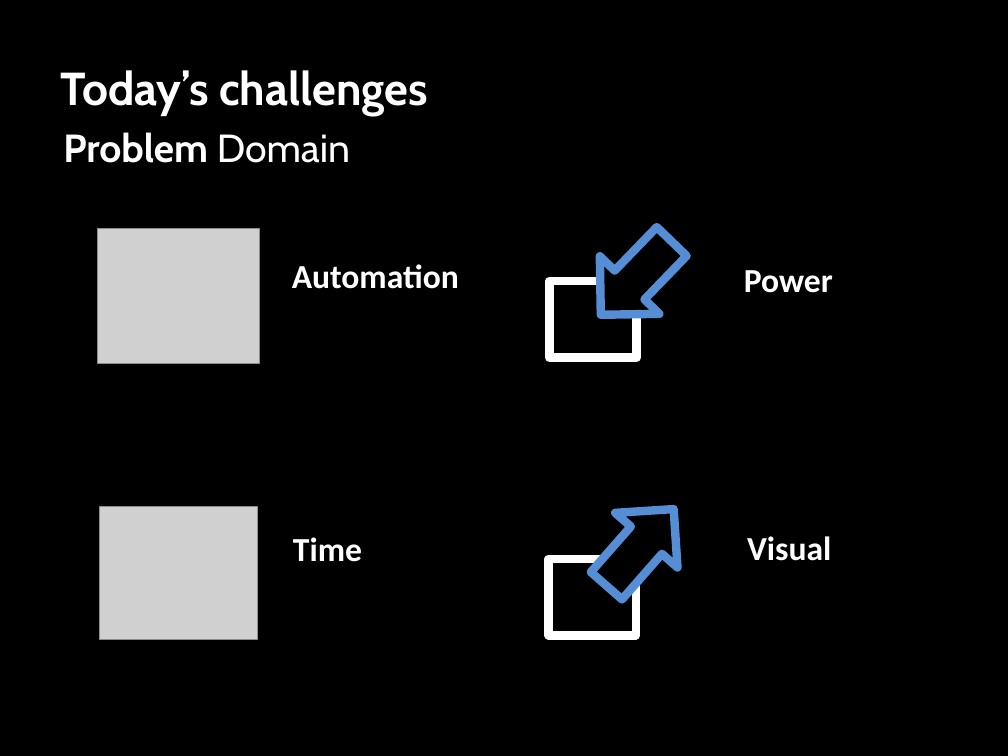
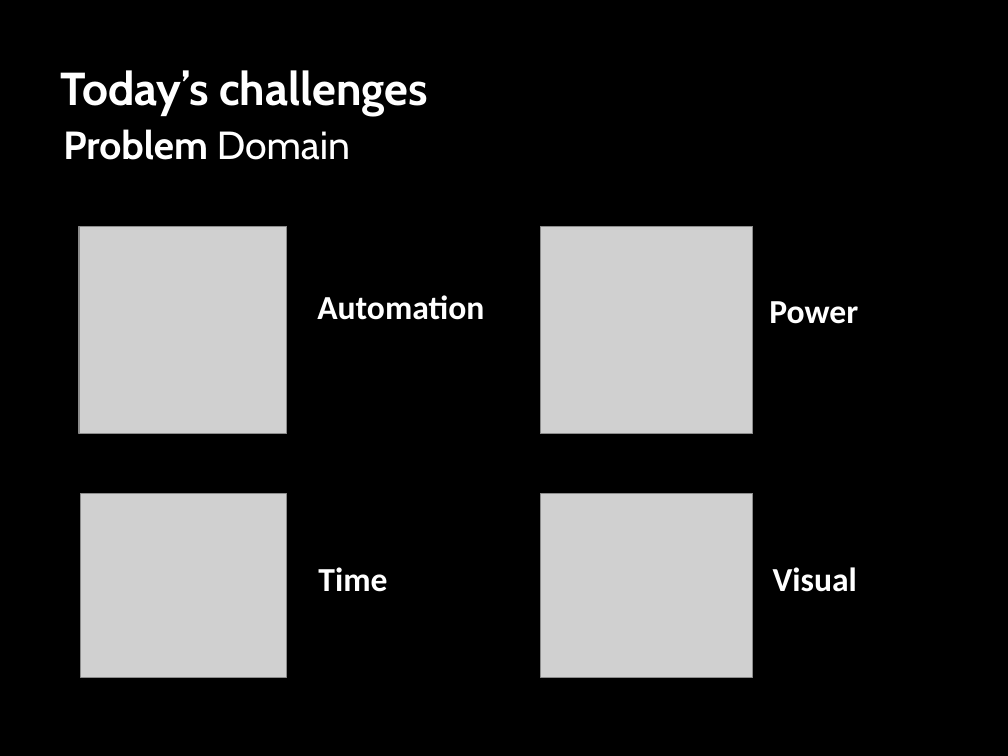
Before and after one commit to paiva/terminal, a slide deck: slide 7 of presentation/terminal.pptx (slide 5 before the commit). Drawn at 1008x756 pixels with LibreOffice and Linux fonts; fonts in the diff are those of the drawing; grey boxes stand for pictures. Boxes give left, top, right and bottom in pixels: in the first picture for what was removed or moved away, otherwise in the second. Text is boxed around its words. In the diff, an @@ line names an element or a change of style, - is before the commit and + after.

```diff
--- a/presentation/terminal.pptx
+++ b/presentation/terminal.pptx
@@ picture: place and size @@
-picture at bbox=[98, 229, 259, 364]
+picture at bbox=[79, 226, 286, 433]
@@ picture added at bbox=[540, 226, 753, 433] @@
@@ left arrow removed at bbox=[571, 213, 702, 344] @@
@@ rectangle removed at bbox=[549, 281, 637, 358] @@
@@ picture: place and size @@
-picture at bbox=[99, 507, 257, 640]
+picture at bbox=[81, 493, 286, 676]
@@ picture added at bbox=[540, 493, 753, 676] @@
@@ left arrow removed at bbox=[575, 482, 704, 613] @@
@@ rectangle removed at bbox=[548, 558, 636, 635] @@
@@ 4 texts: place and size @@
-4 texts at bbox=[292, 264, 833, 562]
+4 texts at bbox=[317, 295, 858, 592]
```
Also in this commit, not shown: 4 other slides changed, 10 slides added, 3 slides removed.
